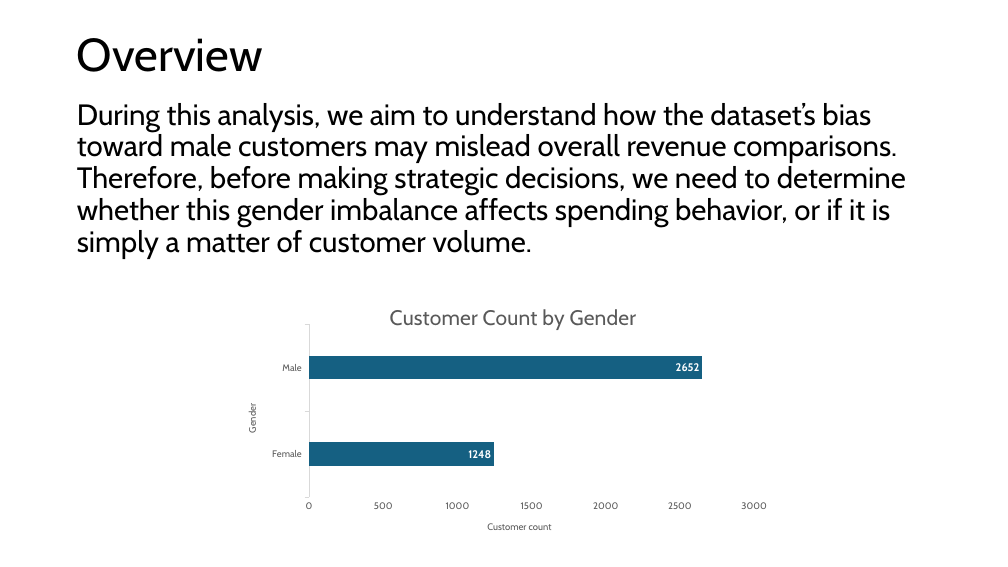
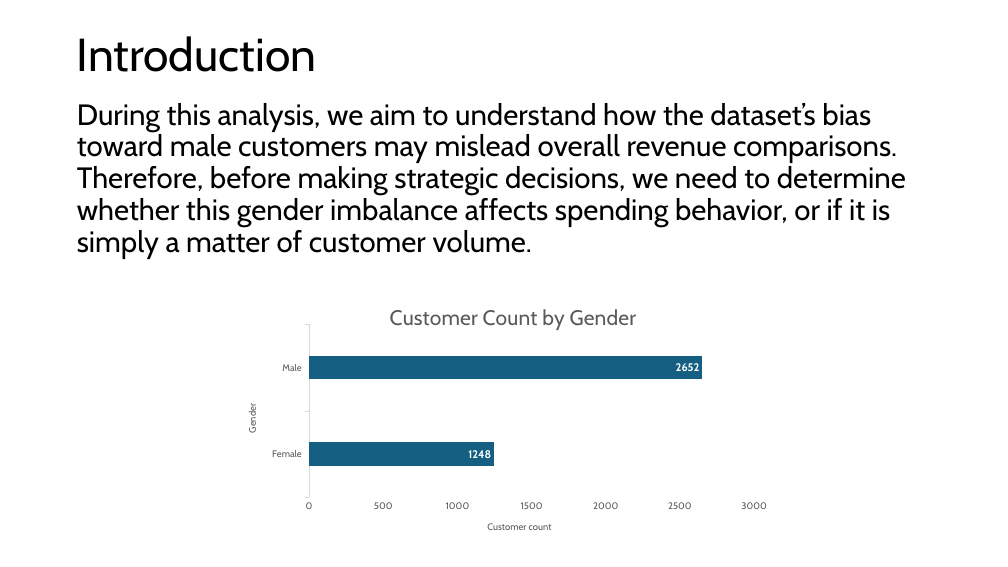
Before and after one commit to ilsecaher/MSDS670_X40_Mid-Term_Project, a slide deck: slide 2 of MSDS670_X40_Data Visualization_AssignmentWk4 - Ilse Severance.pptx. Drawn at 1008x567 pixels with LibreOffice and Linux fonts; fonts in the diff are those of the drawing. Boxes give left, top, right and bottom in pixels: in the first picture for what was removed or moved away, otherwise in the second. Text is boxed around its words. In the diff, an @@ line names an element or a change of style, - is before the commit and + after.

```diff
--- a/MSDS670_X40_Data Visualization_AssignmentWk4 - Ilse Severance.pptx
+++ b/MSDS670_X40_Data Visualization_AssignmentWk4 - Ilse Severance.pptx
@@ title at (77,36,316,72): text changed @@
-Overview
+Introduction
```
Also in this commit, not shown: 4 other slides changed.
